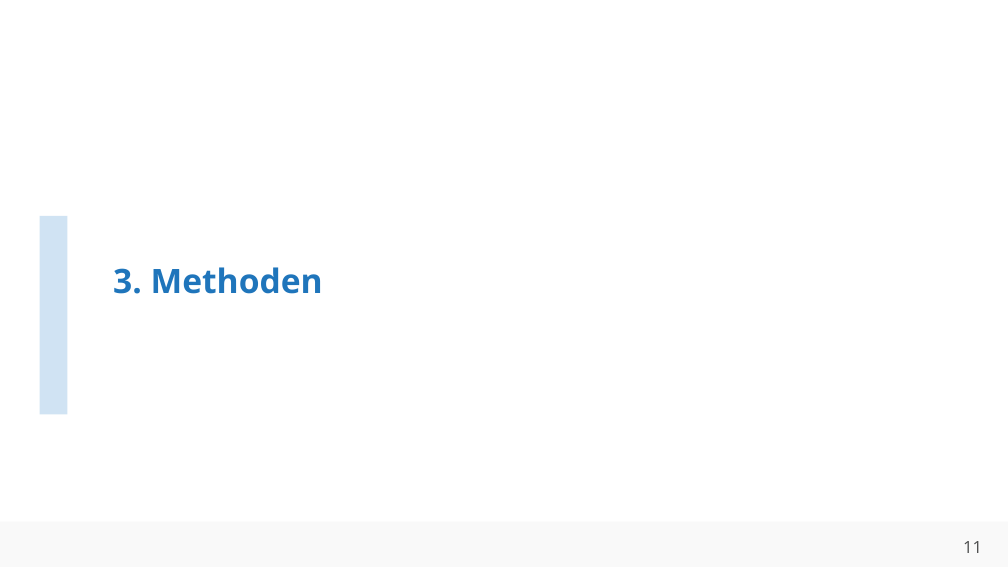
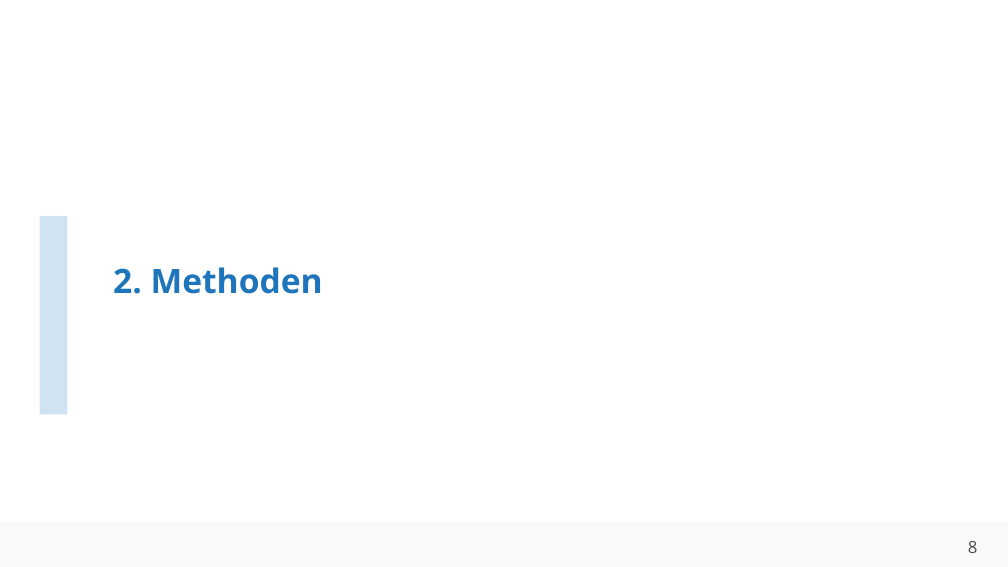
Before and after one commit to ahndavin/Abschlussarbeit_Bachelor, a slide deck: slide 8 of Kolloquium/Kolloquium.pptx (slide 11 before the commit). Drawn at 1008x567 pixels with LibreOffice and Linux fonts; fonts in the diff are those of the drawing; background and template pictures are left out. Boxes give left, top, right and bottom in pixels: in the first picture for what was removed or moved away, otherwise in the second. Text is boxed around its words. In the diff, an @@ line names an element or a change of style, - is before the commit and + after.

```diff
--- a/Kolloquium/Kolloquium.pptx
+++ b/Kolloquium/Kolloquium.pptx
@@ title at (113, 267, 323, 294): text changed @@
-3. Methoden
+2. Methoden
@@ page number at (968, 541, 978, 553): text changed @@
-11
+8
```
Also in this commit, not shown: 11 other slides changed, 1 slide added, 6 slides removed, 1 other file.
